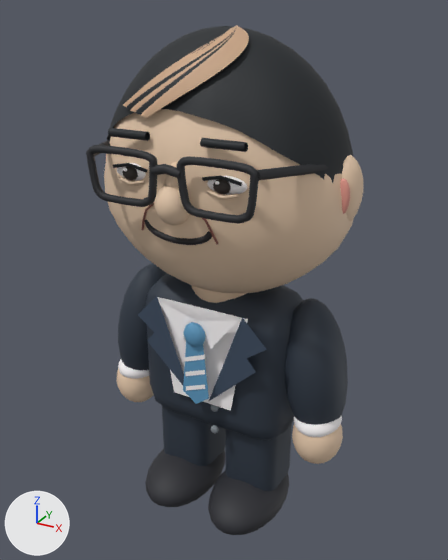
Renders of the glTF model island/models/chenqimai.glb from each side of a commit.
Camera for both pictures: a 50 mm lens placed at (1.64, -2.99, 3.08), pointed at (-0.01, 0.0, 1.59). The lights are fixed; the arrows at lower left show +X, +Y and +Z. The first picture is the older version. Where no turn or scale is listed for an object, it has been applied to the vertices. Vertices at exactly the same position are counted once.

Script lines for the objects in view, before the commit:
```python
me_cube_001 = bpy.data.meshes.new('Cube.001')
me_cube_001.from_pydata(...)  # 6522 vertices, 12732 faces; spans x -0.81..0.81, y -0.58..0.58, z -1.45..1.45
me_cube_001.materials.append(mat_palettematerial001)  # picture img_palettebasecolor
me_white_shirt = bpy.data.meshes.new('White shirt')
me_white_shirt.from_pydata(...)  # 757 vertices, 1179 faces; spans x -0.72..0.72, y -0.5..0.5, z -1.05..1.05
me_white_shirt.materials.append(mat_palettematerial002)  # picture img_palettebasecolor
ob_trouser = bpy.data.objects.new('Trouser', me_cube_001)
ob_trouser.location = (0.0, -0.047, 1.451)
ob_white_shirt = bpy.data.objects.new('White shirt', me_white_shirt)
ob_white_shirt.location = (0.0, 0.033, 1.949)
```
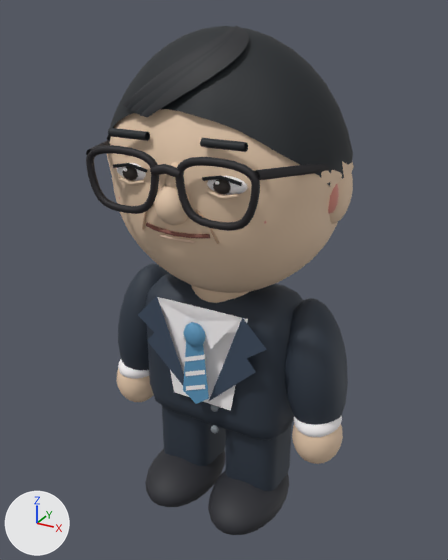
Pixel boxes [x1, y1, x2, y2] of what changed, in the pictures (448 x 560 px; the box of a moved part takes in the faces that stretch with it):
'Trouser', reshaped
    before: [86, 109, 363, 535]
    after: [86, 109, 354, 535]
'Subtle lower lip relief', added
    after: [158, 235, 196, 243]
part 1 of me_cube_001, moved or reshaped
    before: [87, 139, 363, 293]
    after: [86, 139, 354, 293]
part 2 of me_white_shirt, moved or reshaped
    before: [316, 152, 346, 183]
    after: [316, 152, 353, 186]
part 3 of me_white_shirt, surface changed (beige to grey)
    both: [123, 26, 249, 117]

Edits to the bpy script that builds the scene:
```text
Add mat_palettematerial003:
    mat_palettematerial003 = principled_material('PaletteMaterial003')
    mat_palettematerial003.texture = img_palettebasecolor
    mat_palettematerial003.roughness = 0.72
Change me_cube_001:
    used by ob_trouser; location = (0.0, -0.047, 1.451)
    remove me_cube_001.from_pydata(...)  # 6522 vertices, 12732 faces; spans x -0.81..0.81, y -0.58..0.58, z -1.45..1.45
    add me_cube_001.from_pydata(...)  # 6682 vertices, 13064 faces; spans x -0.81..0.81, y -0.58..0.58, z -1.45..1.45
    me_cube_001 part 1: 1352 vertices moved from x -0.78..0.78, y -0.54..0.57, z 0.1..1.01 to x -0.73..0.73, y -0.54..0.57, z 0.1..1.01; 426 vertices removed from x -0.77..0.77, y -0.54..0.17, z 0.53..1.0; 586 vertices added at x -0.72..0.72, y -0.54..0.17, z 0.56..1.0
Change me_white_shirt:
    used by ob_white_shirt; location = (0.0, 0.033, 1.949)
    remove me_white_shirt.from_pydata(...)  # 757 vertices, 1179 faces; spans x -0.72..0.72, y -0.5..0.5, z -1.05..1.05
    add me_white_shirt.from_pydata(...)  # 757 vertices, 1179 faces; spans x -0.7..0.7, y -0.5..0.5, z -1.05..1.05
    me_white_shirt part 2: 41 of 757 vertices moved; they spanned x -0.72..0.72, y -0.19..0.5, z 0.21..0.34 and now span x -0.69..0.69, y -0.19..0.5, z 0.21..0.34; mean shift (0.0, 0.0, 0.0); largest move (0.72, -0.03, 0.21) -> (0.64, -0.03, 0.21)
    me_white_shirt part 3: texture (UV) coordinates of 216 of 1179 faces, centred in x -0.38..0.19, y -0.5..-0.11, z 0.65..1.04, changed; they spanned u 0.78..0.78, v 0.22..0.22 and now span u 0.72..0.72, v 0.28..0.28
Add me_sphere_028:
    me_sphere_028.from_pydata(...)  # 182 vertices, 360 faces; spans x -0.115..0.115, y -0.007..0.007, z -0.01..0.01
    me_sphere_028.materials.append(mat_palettematerial003)  # picture img_palettebasecolor
Add ob_subtle_lower_lip_relief:
    ob_subtle_lower_lip_relief = bpy.data.objects.new('Subtle lower lip relief', me_sphere_028)
    ob_subtle_lower_lip_relief.location = (0.0, -0.509, 2.008)
```
